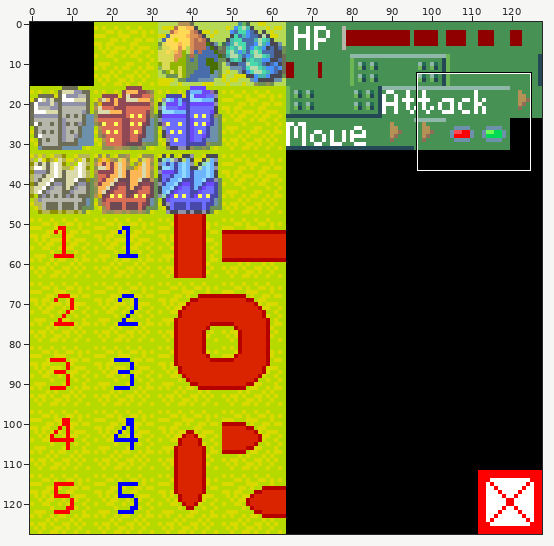
One commit to this sprite sheet: res/tiles.png. The picture above shows the old version from afar; the outline marks the close-up.
Close-up. Earlier state:
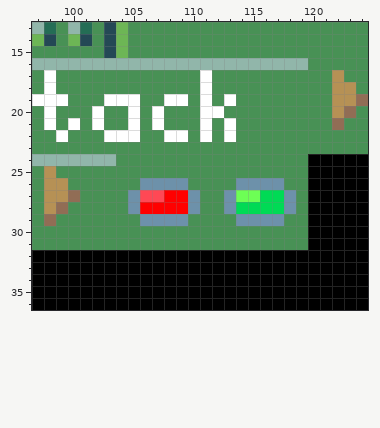
The file is 128x128 pixels. Shown: x 97..124, y 13..36.
New version:
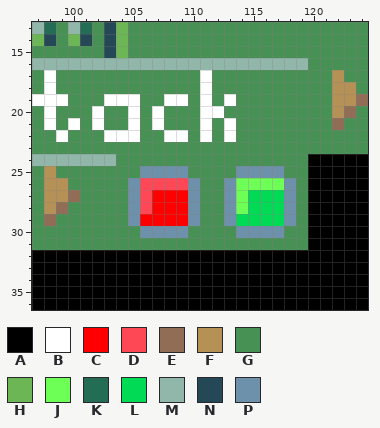
Palette (. is transparent): A #000000  B #ffffff  C #ff0000  D #ff4855  E #916d55  F #b69155  G #489155  H #6db655  J #6dff55  K #246d55  L #00da55  M #91b6aa  N #244855  P #6d91aa
Author's note on the commit: Did some stuff Moved tileset xml file Added some attack data (range, damage calc.)
Changes in this commit:
@@ x 103..120 @@
 24 MGGGGGGGGGGGGGGGGA
-25 GGGGGGGGGGGGGGGGGA
-26 GGGPPPPGGGGPPPPGGA
-27 GGPDDCCPGGPJJLLPGA
-28 GGPCCCCPGGPLLLLPGA
-29 GGGPPPPGGGGPPPPGGA
-30 GGGGGGGGGGGGGGGGGA
+25 GGGPPPPGGGGPPPPGGA
+26 GGPDDDDPGGPJJJJPGA
+27 GGPDCCCPGGPJLLLPGA
+28 GGPDCCCPGGPJLLLPGA
+29 GGPCCCCPGGPLLLLPGA
+30 GGGPPPPGGGGPPPPGGA
 31 GGGGGGGGGGGGGGGGGA
Boxes around the changes in both close-ups, in picture pixels (x1, y1, x2, y2):
changed: (128, 166, 296, 238)
